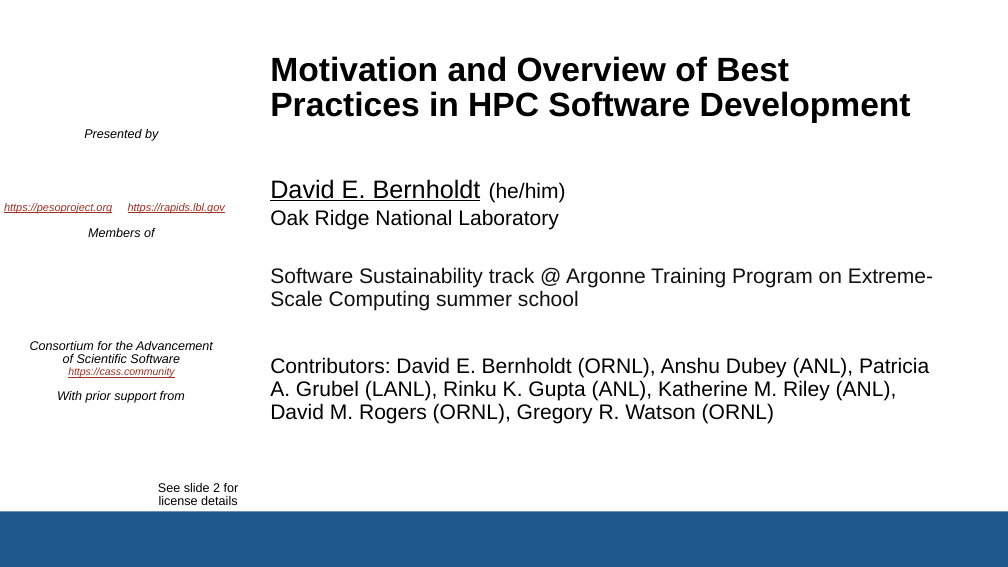
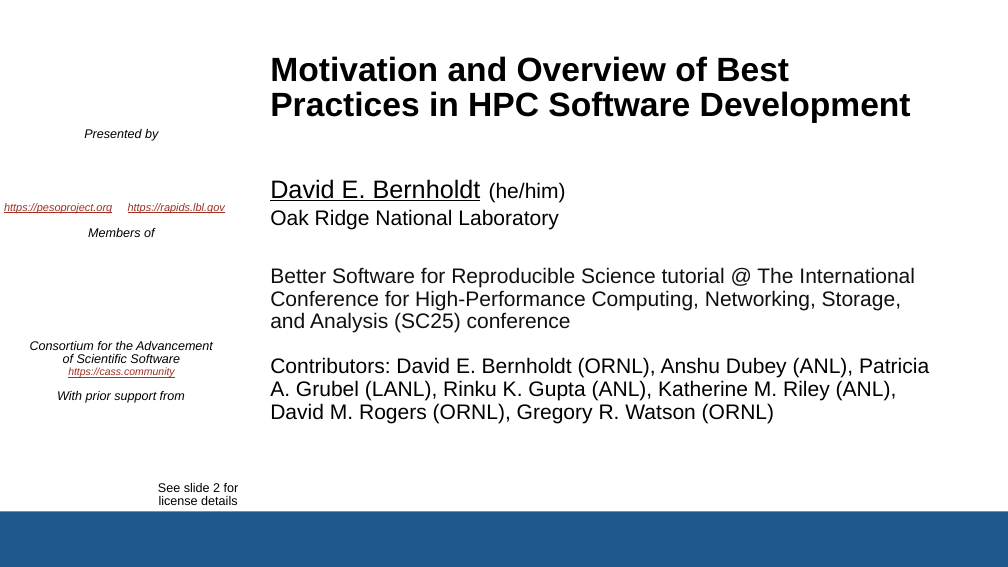
Before and after one commit to bssw-tutorial/presentations, a slide deck: slide 1 of overview.pptx. Drawn at 1008x567 pixels with LibreOffice and Linux fonts; fonts in the diff are those of the drawing; background and template pictures are left out. Boxes give left, top, right and bottom in pixels: in the first picture for what was removed or moved away, otherwise in the second. Text is boxed around its words. In the diff, an @@ line names an element or a change of style, - is before the commit and + after.

```diff
--- a/overview.pptx
+++ b/overview.pptx
@@ text at [270, 267, 915, 333]: text changed @@
-Software Sustainability track @ Argonne Training Program on Extreme-Scale Computing summer school
+Better Software for Reproducible Science tutorial @ The International Conference for High-Performance Computing, Networking, Storage, and Analysis (SC25) conference
```
Also in this commit, not shown: 2 other slides changed, 1 other file.
